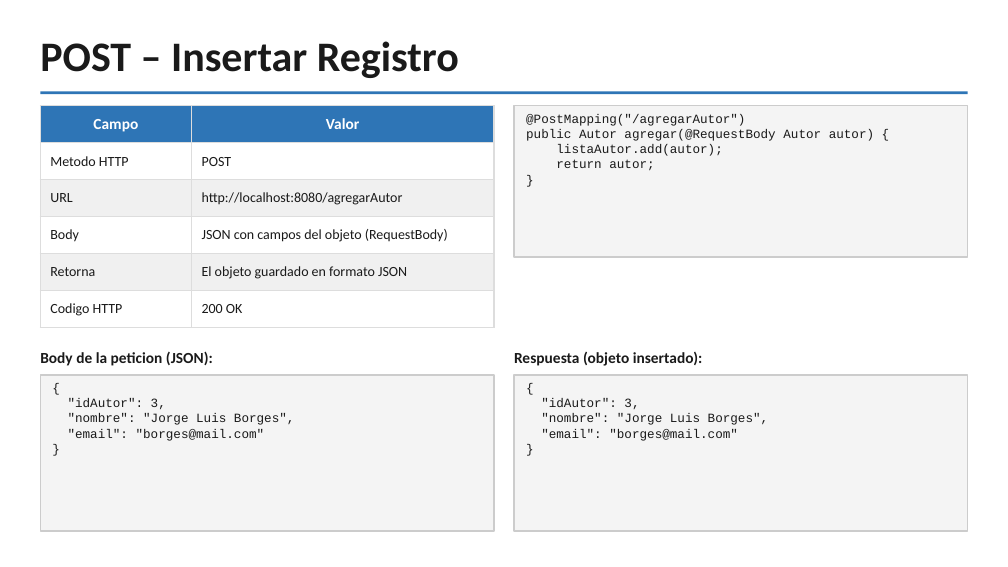
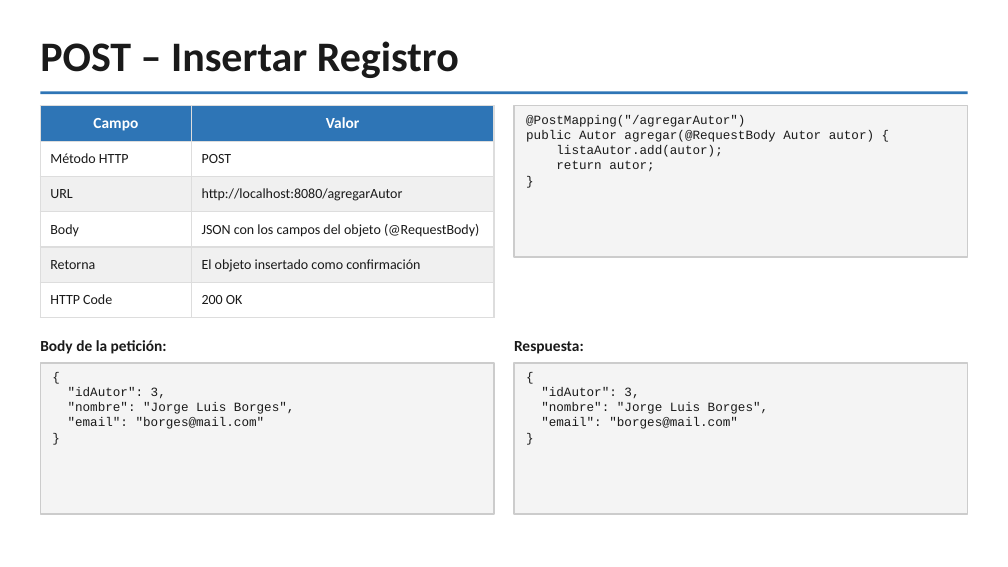
Before and after one commit to Mora1812/Metodologia_BookMora_Proyecto, a slide deck: slide 12 of BookMora_Presentacion.pptx. Drawn at 1008x567 pixels with LibreOffice and Linux fonts; fonts in the diff are those of the drawing. Boxes give left, top, right and bottom in pixels: in the first picture for what was removed or moved away, otherwise in the second. Text is boxed around its words. In the diff, an @@ line names an element or a change of style, - is before the commit and + after.

```diff
--- a/BookMora_Presentacion.pptx
+++ b/BookMora_Presentacion.pptx
@@ table at (40, 106, 494, 318) @@
-row 2, column 1: Metodo HTTP
+row 2, column 1: Método HTTP
-row 4, column 2: JSON con campos del objeto (RequestBody)
+row 4, column 2: JSON con los campos del objeto (@RequestBody)
-row 5, column 2: El objeto guardado en formato JSON
+row 5, column 2: El objeto insertado como confirmación
-row 6, column 1: Codigo HTTP
+row 6, column 1: HTTP Code
@@ text at (40, 340, 167, 354): text changed @@
-Body de la peticion (JSON):
+Body de la petición:
@@ text at (514, 341, 584, 354): text changed @@
-Respuesta (objeto insertado):
+Respuesta:
@@ rectangle: place and size @@
-rectangle at (40, 375, 494, 531)
+rectangle at (40, 363, 494, 514)
@@ text "{": place and size @@
-text "{" at (68, 398, 295, 441)
+text "{" at (68, 387, 295, 429)
@@ rectangle: place and size @@
-rectangle at (514, 375, 968, 531)
+rectangle at (514, 363, 968, 514)
@@ text "{": place and size @@
-text "{" at (541, 398, 769, 441)
+text "{" at (541, 387, 769, 429)
```
Also in this commit, not shown: 11 other slides changed, 2 slides added, 2 slides removed, 7 other files.
